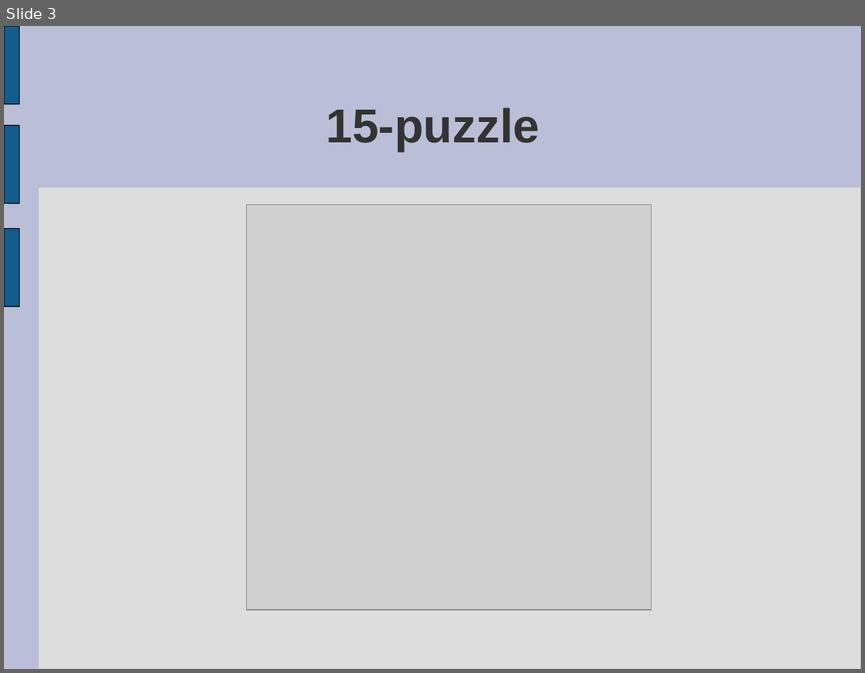
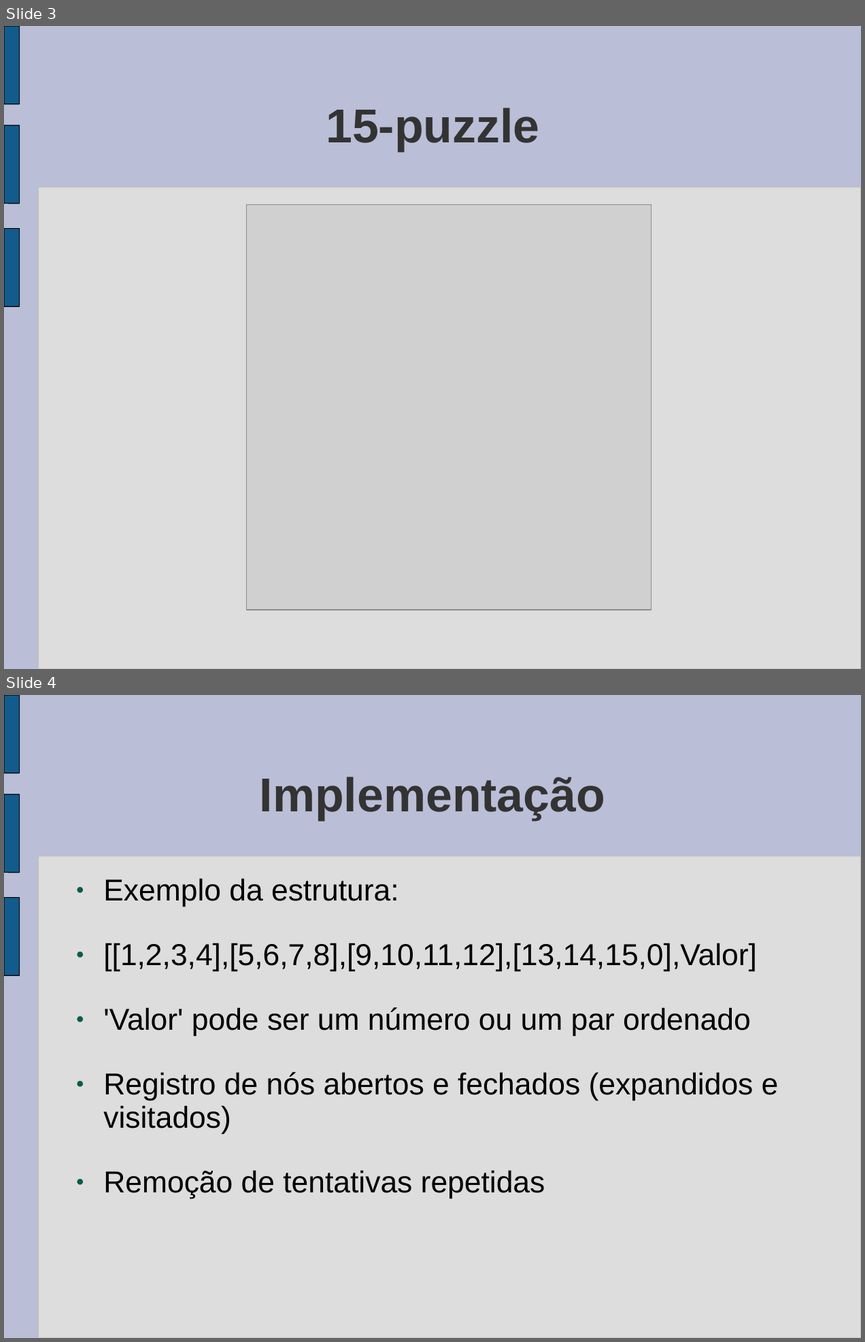
Before and after one commit to syeryoha/15puzzle-prolog, a slide deck: doc/apresentacao.ppt. Shown one above the other, each under a label of ours: slide 3 before the commit, slides 3 and 4 after it. The pictures are 865x673 and 865x1342 pixels, drawn with LibreOffice and Linux fonts; fonts in the diff are those of the drawing; grey boxes stand for pictures. Boxes give left, top, right and bottom in pixels: in the first picture for what was removed or moved away, otherwise in the second. Text is boxed around its words. In the diff, an @@ line names an element or a change of style, - is before the commit and + after.

```diff
--- a/doc/apresentacao.ppt
+++ b/doc/apresentacao.ppt
@@ slide 4 added at [4, 695, 861, 1338], background #BABED6; not listed: 4 template elements that a slide beside it also shows @@
@@ title added at [260, 777, 605, 820], 44 pt, text #333333, bold @@
+Implementação
@@ text added at [103, 878, 779, 1198], 28 pt, text #000000 @@
+● Exemplo da estrutura:
+● [[1,2,3,4],[5,6,7,8],[9,10,11,12],[13,14,15,0],Valor]
+● 'Valor' pode ser um número ou um par ordenado
+● Registro de nós abertos e fechados (expandidos e visitados)
+● Remoção de tentativas repetidas
```
Also in this commit, not shown: 1 slide changed.
